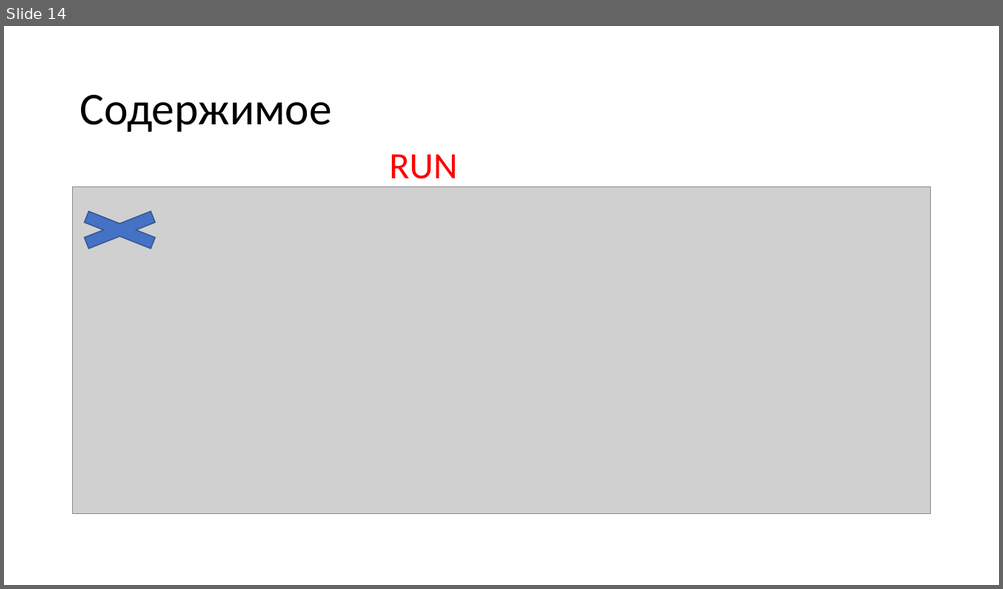
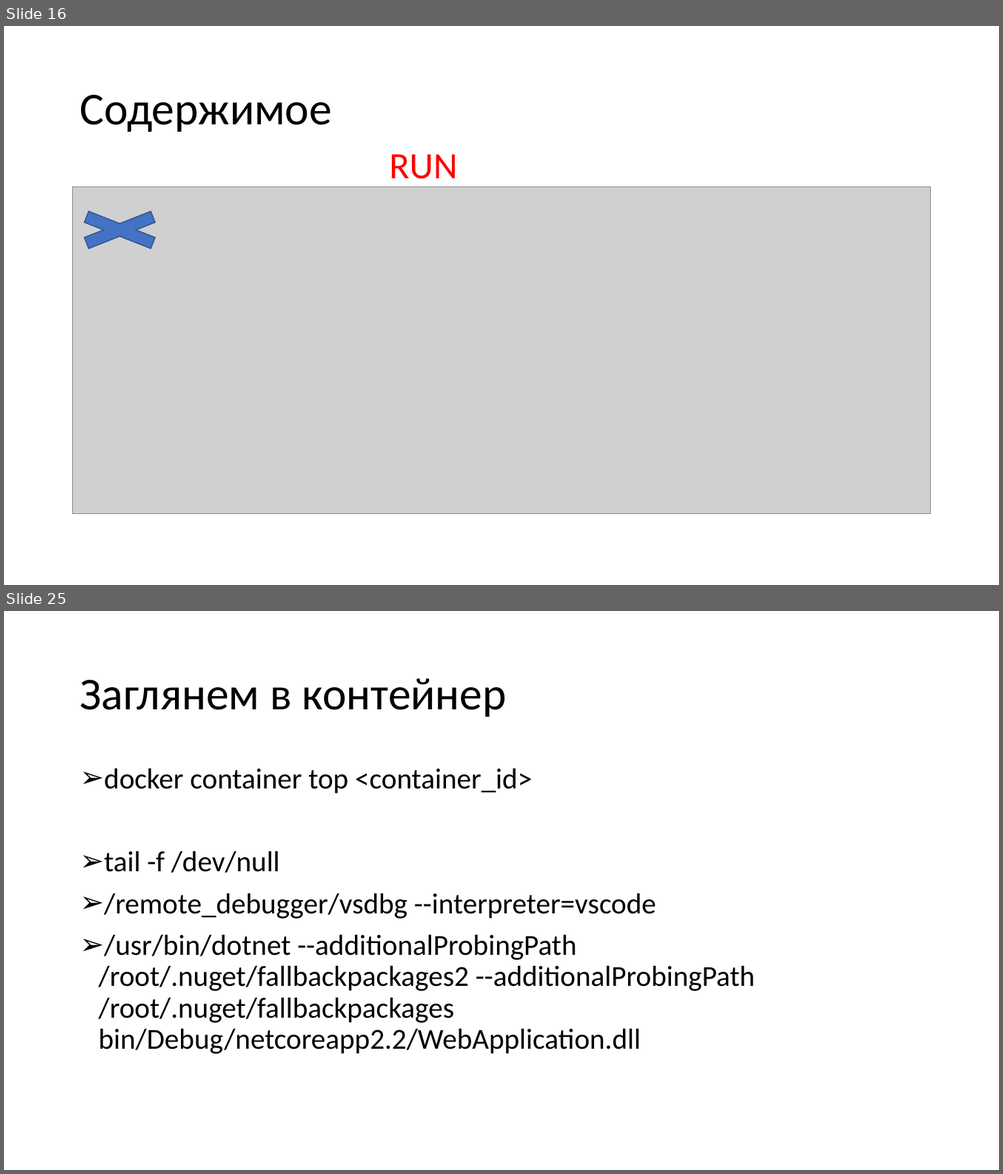
Before and after one commit to kugushev/presentations, a slide deck: 2019_VisualStudio-And-Docker/Presentation.pptx. Shown one above the other, each under a label of ours: slide 14 before the commit, slides 16 and 25 after it; the slides between them are not shown. The pictures are 1003x589 and 1003x1174 pixels, drawn with LibreOffice and Linux fonts; fonts in the diff are those of the drawing; grey boxes stand for pictures. Boxes give left, top, right and bottom in pixels: in the first picture for what was removed or moved away, otherwise in the second. Text is boxed around its words. In the diff, an @@ line names an element or a change of style, - is before the commit and + after.

```diff
--- a/2019_VisualStudio-And-Docker/Presentation.pptx
+++ b/2019_VisualStudio-And-Docker/Presentation.pptx
@@ slide 25 added at (4, 611, 999, 1170), background #FFFFFF @@
@@ title added at (79, 678, 506, 717), 44 pt, text #000000 @@
+Заглянем в контейнер
@@ text added at (99, 768, 754, 1054), 28 pt, text #000000 @@
+➢ docker container top <container_id>
+➢ tail -f /dev/null
+➢ /remote_debugger/vsdbg --interpreter=vscode
+➢ /usr/bin/dotnet --additionalProbingPath /root/.nuget/fallbackpackages2 --additionalProbingPath /root/.nuget/fallbackpackages bin/Debug/netcoreapp2.2/WebApplication.dll
@@ what was slide 14 is now slide 16 @@
```
Also in this commit, not shown: 2 slides changed, 19 other slides added, 5 other files.
